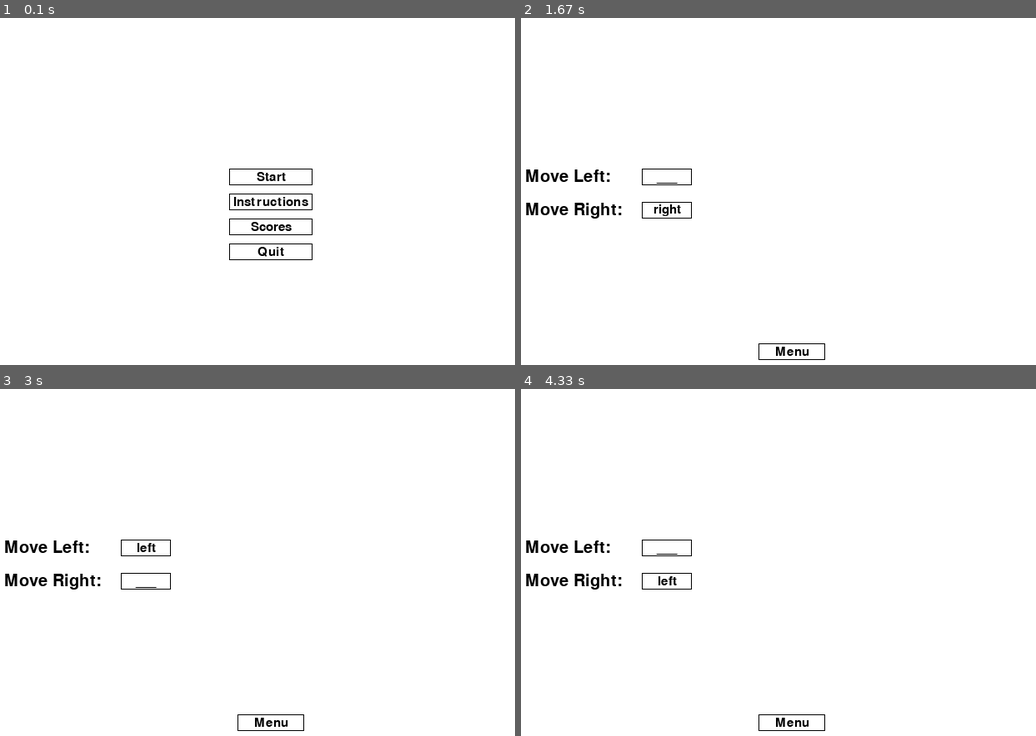
Above: before the commit, frames 1-4 (two rows, left to right).
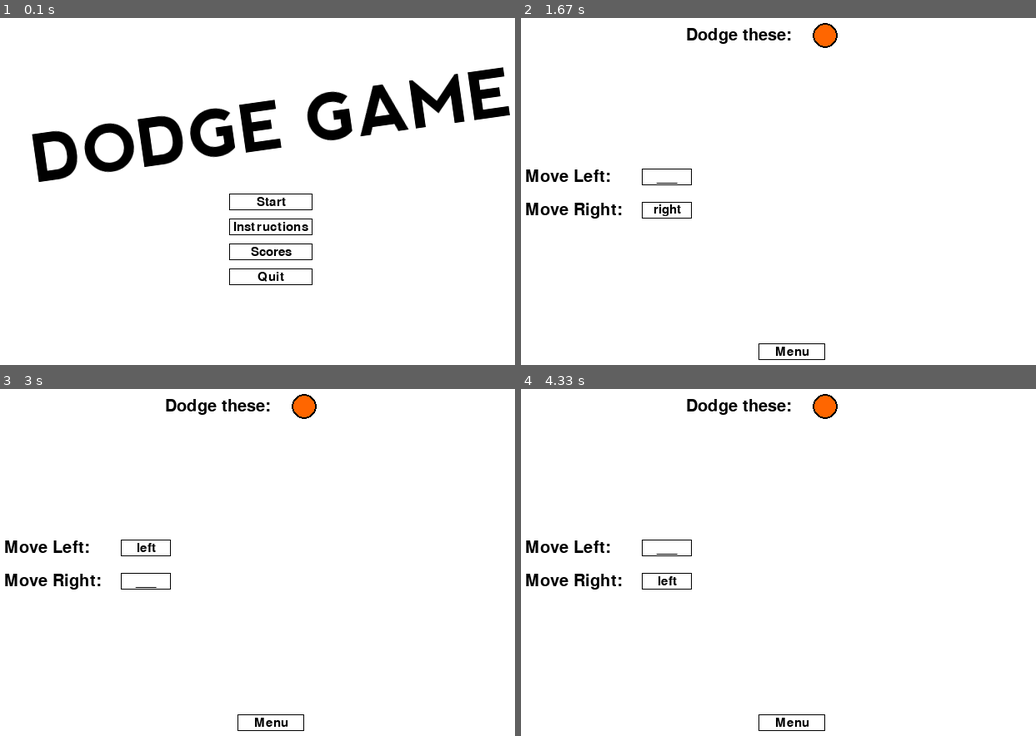
Above: after the commit, the same moments.

Repository: curtisxk38/pygame-DodgeGame
Game: pygame game, started from main.py
Same seed, same stepped clock (60 frames per second), same inputs: the game is played once before the commit and once after it.
Inputs (mouse positions are in pixels of both pictures, inside the frame that each line leads up to):
- Up to frame 1 (0.1 s): no input
- Up to frame 2 (1.67 s): click "Instructions" at 0.38 s; click "left" at 0.88 s; click (649, 205) at 1.22 s; click (850, 288) at 1.55 s
- Up to frame 3 (3 s): tap Left at 1.83 s; click "right" at 2.22 s; click (56, 562) at 2.55 s
- Up to frame 4 (4.33 s): tap Left at 3.33 s; click "left" at 3.72 s; click (562, 486) at 4.05 s

The runs differ from the first frame. In frame 1, 7.4% of the frame differs, in the area x 6-100%, y 14-77%; in frame 2, 0.7%; in frame 3, 0.7%; in frame 4, 0.7%.

Commit message:
New title and instruction details

Diff:
--- a/instructions.py
+++ b/instructions.py
@@ -4,6 +4,8 @@
 import pickle
 
 BLACK = (0,0,0)
+ORANGE = (255, 102, 0)
+TRANSPARENT = (0, 0, 0, 0)
 
 
 class InstructionsScreenControl(state.State):
@@ -15,6 +17,7 @@
         self.font = pygame.font.Font('freesansbold.ttf', 20)
         self.text = []
         self.pressed_keys = None
+        self.ball = self.make_ball()
 
         self.waiting_for_key = False
         self.pressed_button_index = 1
@@ -35,6 +38,21 @@
         right_rect = right.get_rect()
         right_rect.topleft = (40, 240)
         self.text.append((right, right_rect))
+
+        dodge = self.font.render("Dodge these:", True, BLACK)
+        dodge_rect = dodge.get_rect()
+        dodge_rect.topright = (pygame.display.get_surface().get_size()[0]/2, 30)
+        self.text.append((dodge, dodge_rect))
+
+    def make_ball(self):
+        rect = pygame.Rect(0, 0, 30, 30)
+        rect.center = (pygame.display.get_surface().get_size()[0]/2 + 40, 40)
+        image = pygame.Surface(rect.size).convert_alpha()
+        image.fill(TRANSPARENT)
+        image_rect = image.get_rect()
+        pygame.draw.ellipse(image, BLACK, image_rect)
+        pygame.draw.ellipse(image, ORANGE, image_rect.inflate(-4, -4))
+        return image, rect
 
     def new_left_key_function(self):
         if not self.waiting_for_key:
@@ -89,7 +107,7 @@
         self.load_keybindings()
         if not self.text:
             self.make_text()
-        if len(self.buttonlist) < 3:
+        if len(self.buttonlist) < 4:
             self.make_key_buttons()
 
     def cleanup(self):
@@ -112,3 +130,4 @@
             button.update(screen)
         for i in self.text:
             screen.blit(*i)
+        screen.blit(*self.ball)
--- a/menu.py
+++ b/menu.py
@@ -9,6 +9,7 @@
         state.State.__init__(self)
         self.next = "game"
         self.button_list = []
+        self.title_text = self.make_title_text()
 
     def go_to_game(self):
         self.next = "game"
@@ -25,10 +26,16 @@
     def quit_game(self):
         self.quit = True
 
+    def make_title_text(self):
+        title_text = pygame.image.load("title_text.png").convert()
+        title_rect = title_text.get_rect()
+        title_rect.center = (pygame.display.get_surface().get_size()[0]/2, 150)
+        return title_text, title_rect
+
     def make_buttons(self):
         rect = pygame.Rect(0, 0, 100, 20)
         rect.centerx = pygame.display.get_surface().get_size()[0]/2
-        rect.centery = pygame.display.get_surface().get_size()[1]/2 - 30
+        rect.centery = pygame.display.get_surface().get_size()[1]/2
         self.button_list.append(button.Button(rect, "Start", (0, 0, 0), 15, self.go_to_game))
         rect.centery += 30
         self.button_list.append(button.Button(rect, "Instructions", (0, 0, 0), 15, self.go_to_instructions))
@@ -36,7 +43,6 @@
         self.button_list.append(button.Button(rect, "Scores", (0, 0, 0), 15, self.go_to_scores))
         rect.centery += 30
         self.button_list.append(button.Button(rect, "Quit", (0, 0, 0), 15, self.quit_game))
-
 
     def startup(self):
         # if its empty
@@ -54,5 +60,6 @@
 
     def update(self, screen, dt):
         screen.fill((255, 255, 255))
+        screen.blit(*self.title_text)
         for b in self.button_list:
             b.update(screen)
Binary file added: title_text.png
